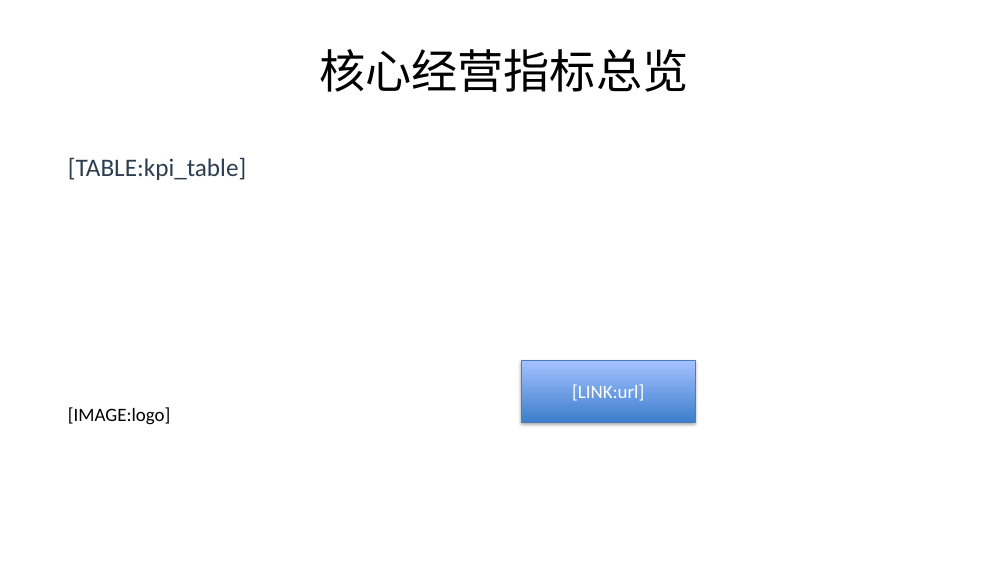
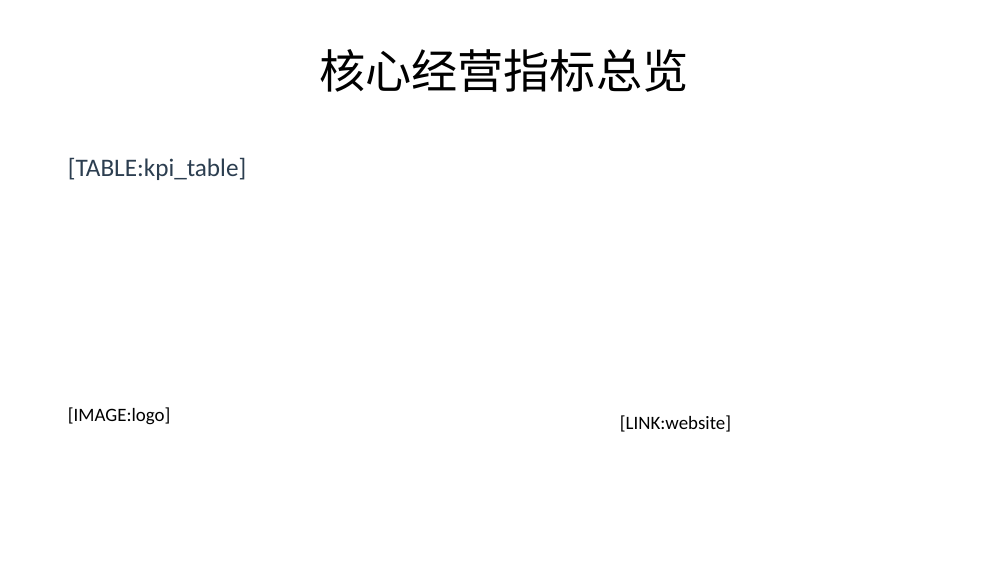
Before and after one commit to lijiahao1996/PPT-Automation, a slide deck: slide 3 of templates/销售分析报告_标准模板.pptx. Drawn at 1008x567 pixels with LibreOffice and Linux fonts; fonts in the diff are those of the drawing. Boxes give left, top, right and bottom in pixels: in the first picture for what was removed or moved away, otherwise in the second. Text is boxed around its words. In the diff, an @@ line names an element or a change of style, - is before the commit and + after.

```diff
--- a/templates/销售分析报告_标准模板.pptx
+++ b/templates/销售分析报告_标准模板.pptx
@@ rectangle removed at (522, 361, 696, 422) @@
-[LINK:url]
@@ text added at (620, 415, 731, 432), 18 pt, text #000000 @@
+[LINK:website]
```
Also in this commit, not shown: 3 other files.
